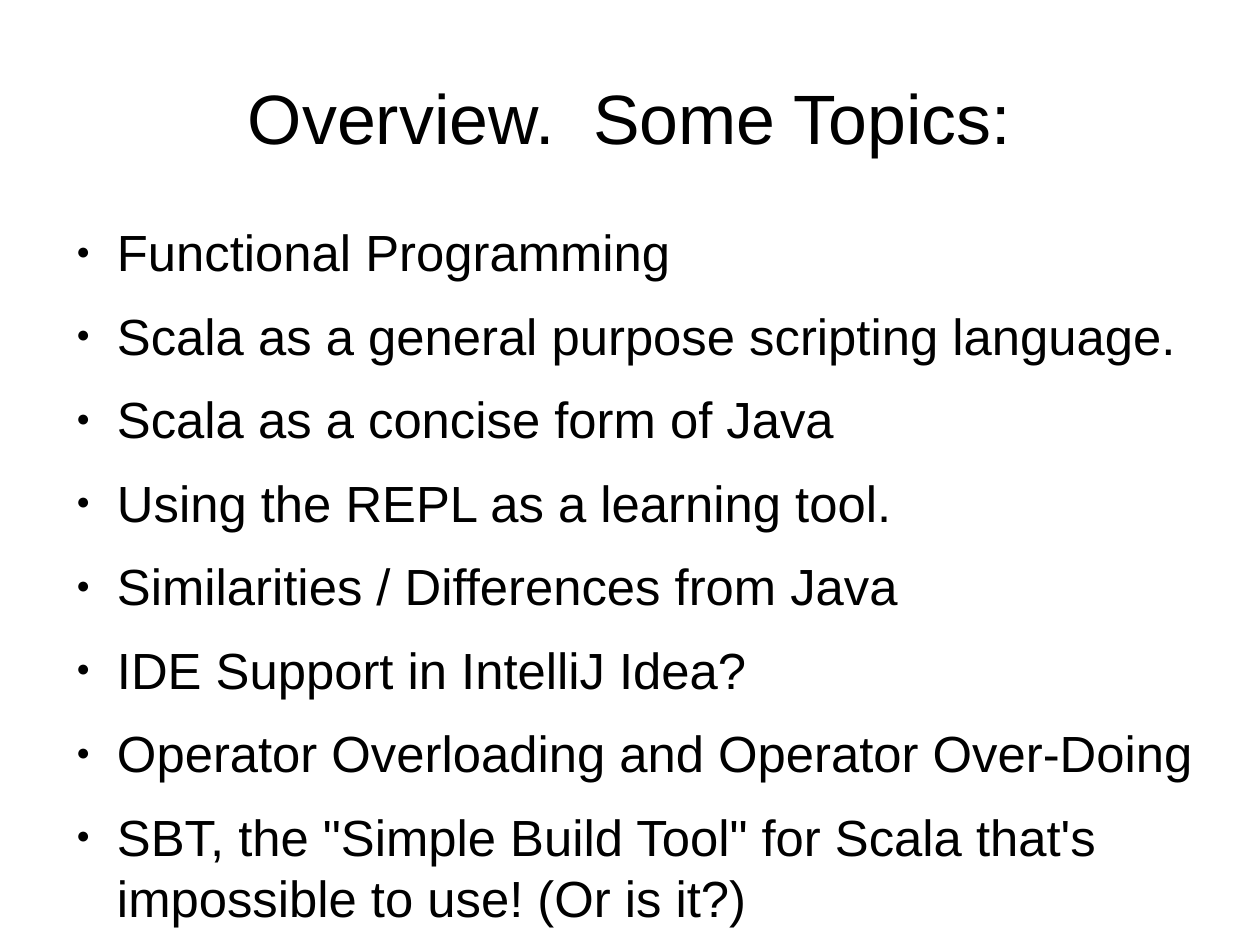
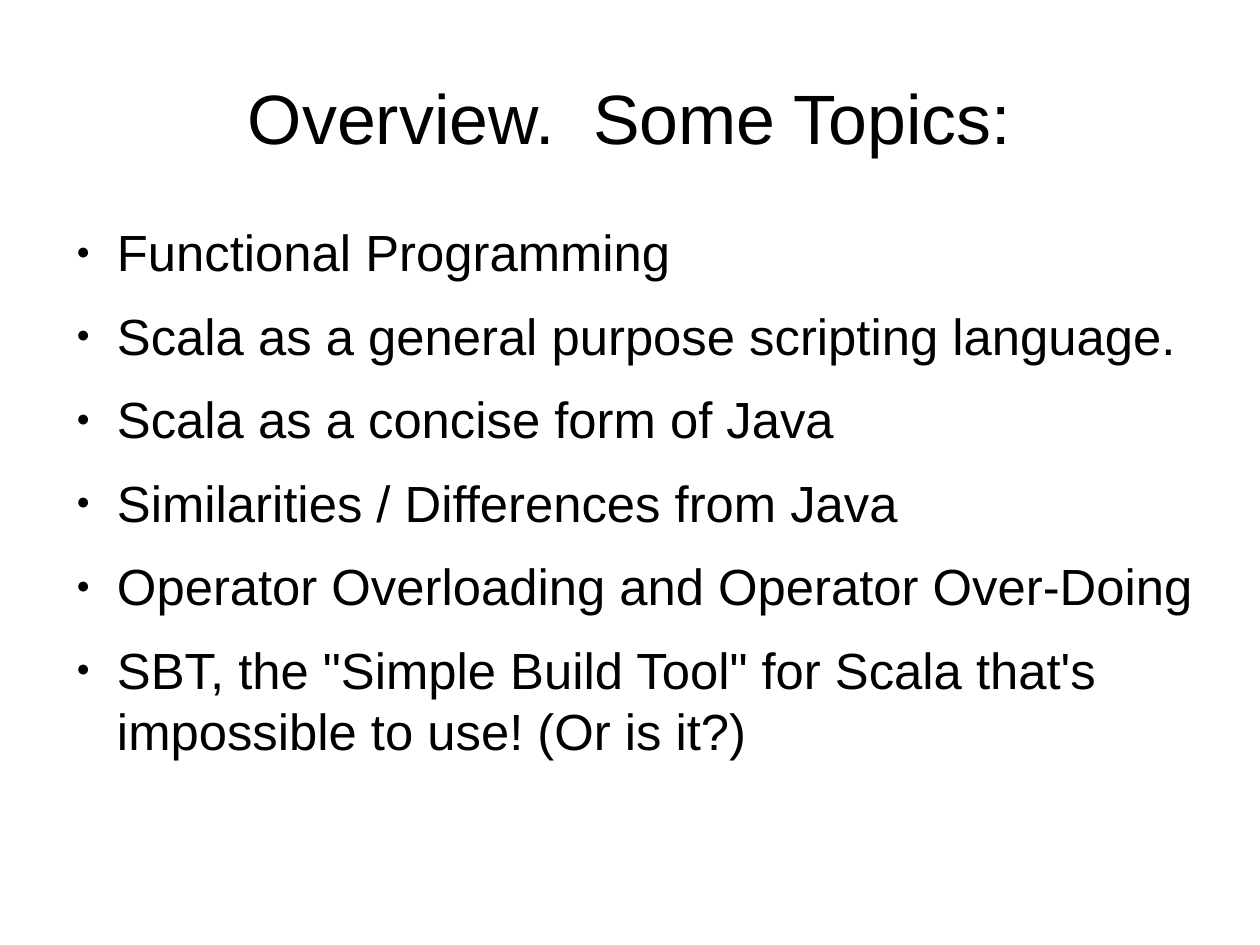
Before and after one commit to JohnLockwood/ScalaTalkSacjug, a slide deck: slide 2 of ScalaDecember2014.odp. Drawn at 1260x945 pixels with LibreOffice and Linux fonts; fonts in the diff are those of the drawing. Boxes give left, top, right and bottom in pixels: in the first picture for what was removed or moved away, otherwise in the second. Text is boxed around its words. In the diff, an @@ line names an element or a change of style, - is before the commit and + after.

```diff
--- a/ScalaDecember2014.odp
+++ b/ScalaDecember2014.odp
@@ text at (x1=117, y1=485, x2=891, y2=532): paragraph removed @@
-● Using the REPL as a learning tool.
@@ text at (x1=117, y1=652, x2=746, y2=699): paragraph removed @@
-● IDE Support in IntelliJ Idea?
```
Also in this commit, not shown: 1 other slide changed, 5 slides added, 2 other files.
